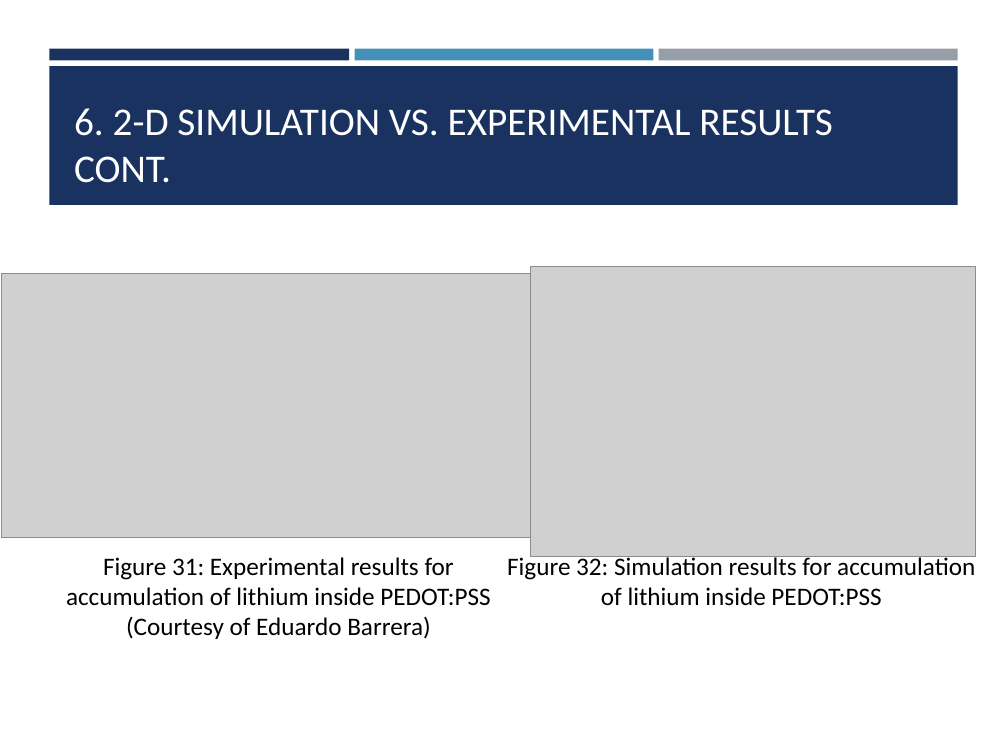
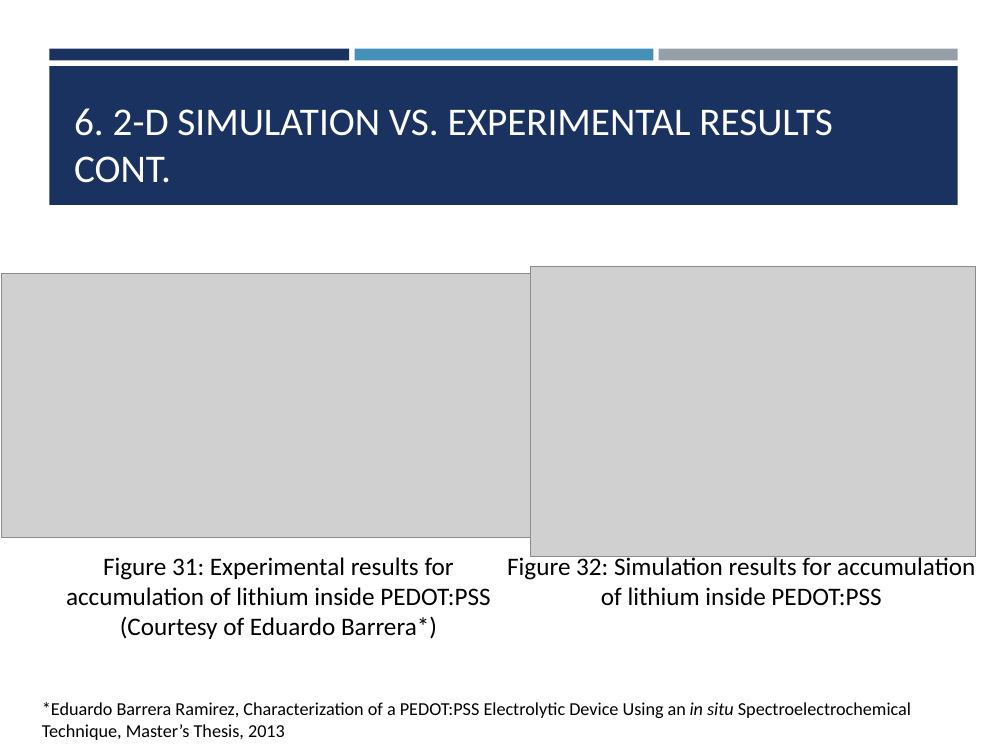
Before and after one commit to cbonfil/ThesisReport, a slide deck: slide 21 of Memristor Thesis/Memristor Presentation.pptx (slide 22 before the commit). Drawn at 1008x756 pixels with LibreOffice and Linux fonts; fonts in the diff are those of the drawing; grey boxes stand for pictures. Boxes give left, top, right and bottom in pixels: in the first picture for what was removed or moved away, otherwise in the second. Text is boxed around its words. In the diff, an @@ line names an element or a change of style, - is before the commit and + after.

```diff
--- a/Memristor Thesis/Memristor Presentation.pptx
+++ b/Memristor Thesis/Memristor Presentation.pptx
@@ text at (x1=66, y1=557, x2=490, y2=639): text changed @@
-Figure 31: Experimental results for accumulation of lithium inside PEDOT:PSS (Courtesy of Eduardo Barrera)
+Figure 31: Experimental results for accumulation of lithium inside PEDOT:PSS (Courtesy of Eduardo Barrera*)
@@ text added at (x1=42, y1=702, x2=911, y2=740), 13 pt, text #000000 @@
+*Eduardo Barrera Ramirez, Characterization of a PEDOT:PSS Electrolytic Device Using an in situ Spectroelectrochemical Technique, Master’s Thesis, 2013
```
Also in this commit, not shown: 6 other slides changed, 1 slide added, 25 other files.
